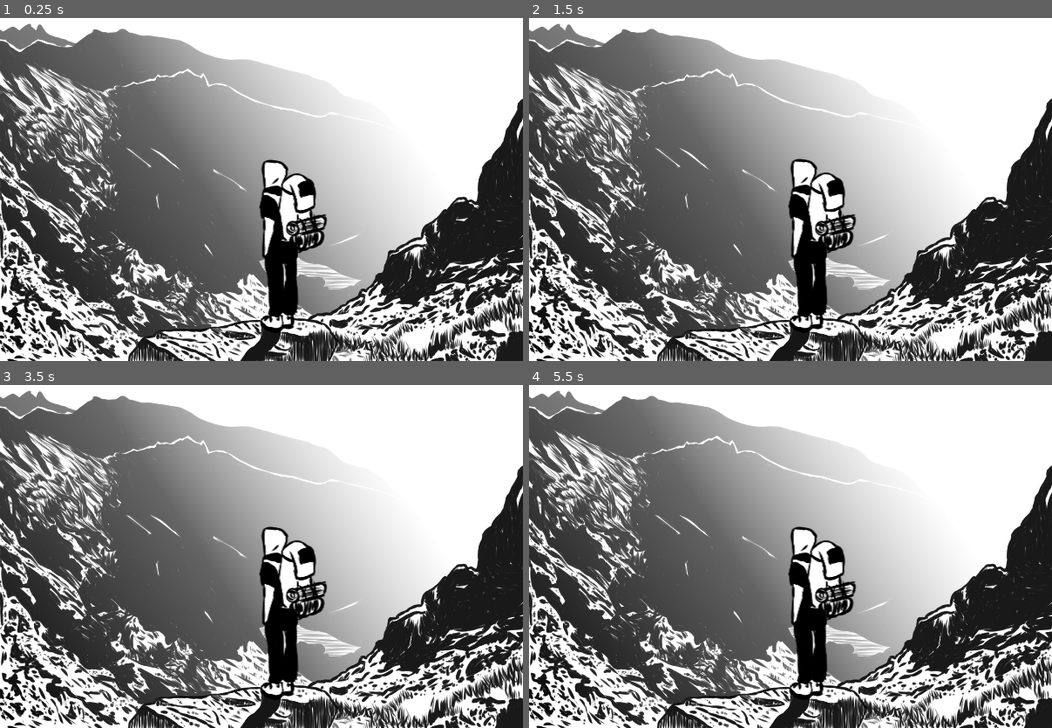
Above: before the commit, frames 1-4 (two rows, left to right).
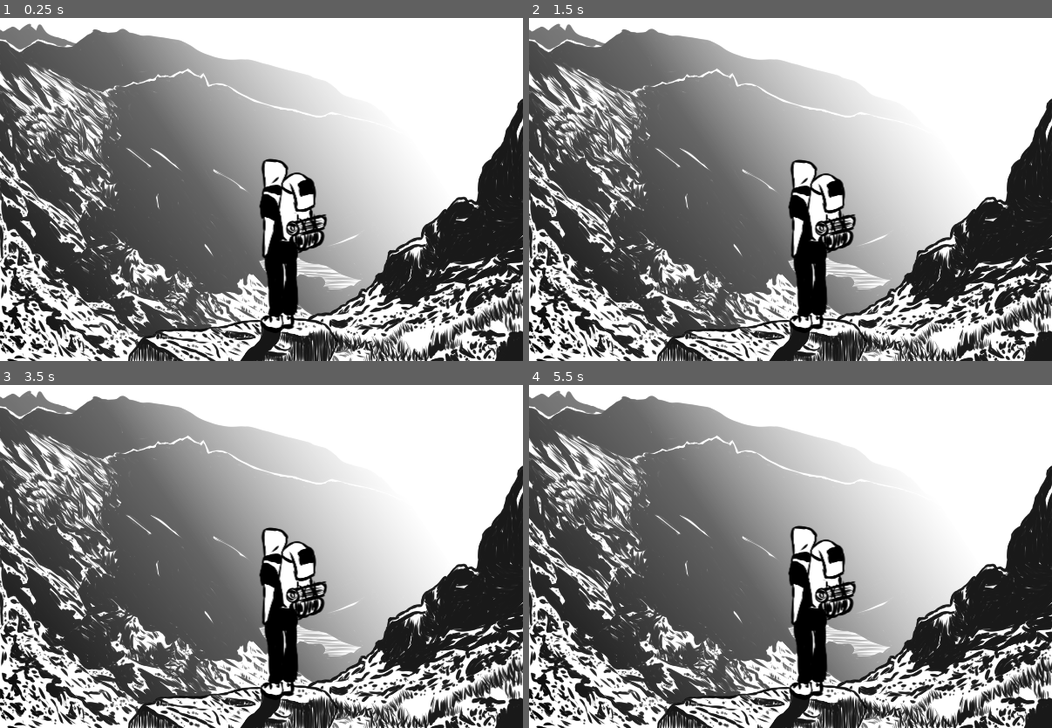
Above: after the commit, the same moments.

Repository: Ant0yne/35hJam_Edition-1
Game: Godot game, scene res://Scene/Jour2Saison1.tscn
Two runs of this game, one before a commit and one after it. Both use one fixed random seed, a clock stepped at 60 frames per second and the inputs below. This scene is started directly instead of the project's main scene.
Inputs:
- Up to frame 1 (0.25 s): no input
- Up to frame 2 (1.5 s): tap Enter at 0.5 s
- Up to frame 3 (3.5 s): tap Space at 2 s; tap Enter at 2.75 s
- Up to frame 4 (5.5 s): tap Space at 5 s

The runs differ from the first frame. In frame 1, 0.4% of the frame differs, in the area x 49-100%, y 40-91%; in frame 2, 0.3%; in frame 3, 0.4%, in the area x 49-100%, y 41-91%; in frame 4, 0.3%.

Commit message:
Aléatoire Jour + Nuit2 saison 1

Diff:
--- a/Scene/Jour2Saison1.tscn
+++ b/Scene/Jour2Saison1.tscn
@@ -37,7 +37,64 @@
 [ext_resource path="res://Graphisme/Jour 2 Saison 1/Personnage/personnageJour2Saison10010.png" type="Texture" id=35]
 [ext_resource path="res://SD/Jour2Saison1.ogg" type="AudioStream" id=36]
 
-[sub_resource type="SpriteFrames" id=1]
+[sub_resource type="Shader" id=1]
+code = "// original wind shader from https://github.com/Maujoe/godot-simple-wind-shader-2d/tree/master/assets/maujoe.simple_wind_shader_2d
+// original script modified by HungryProton so that the assets are moving differently : https://pastebin.com/VL3AfV8D
+//
+// speed - The speed of the wind movement.
+// minStrength - The minimal strength of the wind movement.
+// maxStrength - The maximal strength of the wind movement.
+// strengthScale - Scalefactor for the wind strength.
+// interval - The time between minimal and maximal strength changes.
+// detail - The detail (number of waves) of the wind movement.
+// distortion - The strength of geometry distortion.
+// heightOffset - The height where the wind begins to move. By default 0.0.
+
+shader_type canvas_item;
+render_mode blend_mix;
+
+// Wind settings.
+uniform float speed = 2.0;
+uniform float minStrength : hint_range(0.0, 1.0) = 0.1;
+uniform float maxStrength : hint_range(0.0, 1.0) = 0.01;
+uniform float strengthScale = 100.0;
+uniform float interval = 3.5;
+uniform float detail = 1.0;
+uniform float distortion : hint_range(0.0, 1.0);
+uniform float heightOffset : hint_range(0.0, 1.0);
+
+// With the offset value, you can if you want different moves for each asset. Just put a random value (1, 2, 3) in the editor. Don't forget to mark the material as unique if you use this
+uniform float offset = 0;
+
+
+float getWind(vec2 vertex, vec2 uv, float time){
+    float diff = pow(maxStrength - minStrength, 2.0);
+    float strength = clamp(minStrength + diff + sin(time / interval) * diff, minStrength, maxStrength) * strengthScale;
+    float wind = (sin(time) + cos(time * detail)) * strength * max(0.0, (1.0-uv.y) - heightOffset);
+
+    return wind;
+}
+
+void vertex() {
+    vec4 pos = WORLD_MATRIX * vec4(0.0, 0.0, 0.0, 1.0);
+    float time = TIME * speed + offset;
+    //float time = TIME * speed + pos.x * pos.y  ; not working when moving...
+    VERTEX.x += getWind(VERTEX.xy, UV, time);
+}"
+
+[sub_resource type="ShaderMaterial" id=2]
+shader = SubResource( 1 )
+shader_param/speed = 2.0
+shader_param/minStrength = 0.1
+shader_param/maxStrength = 0.01
+shader_param/strengthScale = 100.0
+shader_param/interval = 3.5
+shader_param/detail = 1.0
+shader_param/distortion = null
+shader_param/heightOffset = null
+shader_param/offset = 0.0
+
+[sub_resource type="SpriteFrames" id=3]
 animations = [ {
 "frames": [ ExtResource( 27 ), ExtResource( 19 ), ExtResource( 8 ), ExtResource( 20 ), ExtResource( 12 ), ExtResource(  …(478 unchanged characters)…
 "loop": true,
@@ -60,13 +117,14 @@
 texture = ExtResource( 4 )
 
 [node name="Herbes" type="Sprite" parent="."]
+material = SubResource( 2 )
 position = Vector2( 300, 225 )
 texture = ExtResource( 2 )
 
 [node name="Personnage" type="AnimatedSprite" parent="."]
 position = Vector2( 328.612, 309.951 )
-frames = SubResource( 1 )
-frame = 7
+frames = SubResource( 3 )
+frame = 19
 playing = true
 
 [node name="AudioStreamPlayer" type="AudioStreamPlayer" parent="."]
--- /dev/null
+++ b/Scene/Nuit2Saison1.tscn
@@ -0,0 +1,101 @@
+[gd_scene load_steps=17 format=2]
+
+[ext_resource path="res://Graphisme/Nuit 1 Saison 1/Background.png" type="Texture" id=1]
+[ext_resource path="res://Graphisme/Nuit2Saison1/Tout.png" type="Texture" id=2]
+[ext_resource path="res://Graphisme/Nuit2Saison1/Herbes.png" type="Texture" id=3]
+[ext_resource path="res://Graphisme/Nuit2Saison1/Personnage/personnageNuit2Saison10001.png" type="Texture" id=4]
+[ext_resource path="res://Graphisme/Nuit2Saison1/Personnage/personnageNuit2Saison10000.png" type="Texture" id=5]
+[ext_resource path="res://Graphisme/Nuit2Saison1/Personnage/personnageNuit2Saison10003.png" type="Texture" id=6]
+[ext_resource path="res://Graphisme/Nuit2Saison1/Personnage/personnageNuit2Saison10006.png" type="Texture" id=7]
+[ext_resource path="res://Graphisme/Nuit2Saison1/Personnage/personnageNuit2Saison10002.png" type="Texture" id=8]
+[ext_resource path="res://Graphisme/Nuit2Saison1/Personnage/personnageNuit2Saison10007.png" type="Texture" id=9]
+[ext_resource path="res://Graphisme/Nuit2Saison1/Personnage/personnageNuit2Saison10009.png" type="Texture" id=10]
+[ext_resource path="res://Graphisme/Nuit2Saison1/Personnage/personnageNuit2Saison10004.png" type="Texture" id=11]
+[ext_resource path="res://Graphisme/Nuit2Saison1/Personnage/personnageNuit2Saison10008.png" type="Texture" id=12]
+[ext_resource path="res://Graphisme/Nuit2Saison1/Personnage/personnageNuit2Saison10005.png" type="Texture" id=13]
+
+[sub_resource type="SpriteFrames" id=1]
+animations = [ {
+"frames": [ ExtResource( 5 ), ExtResource( 4 ), ExtResource( 8 ), ExtResource( 6 ), ExtResource( 11 ), ExtResource( 13 ), ExtResource( 7 ), ExtResource( 9 ), ExtResource( 12 ), ExtResource( 10 ) ],
+"loop": true,
+"name": "default",
+"speed": 12.0
+} ]
+
+[sub_resource type="Shader" id=2]
+code = "// original wind shader from https://github.com/Maujoe/godot-simple-wind-shader-2d/tree/master/assets/maujoe.simple_wind_shader_2d
+// original script modified by HungryProton so that the assets are moving differently : https://pastebin.com/VL3AfV8D
+//
+// speed - The speed of the wind movement.
+// minStrength - The minimal strength of the wind movement.
+// maxStrength - The maximal strength of the wind movement.
+// strengthScale - Scalefactor for the wind strength.
+// interval - The time between minimal and maximal strength changes.
+// detail - The detail (number of waves) of the wind movement.
+// distortion - The strength of geometry distortion.
+// heightOffset - The height where the wind begins to move. By default 0.0.
+
+shader_type canvas_item;
+render_mode blend_mix;
+
+// Wind settings.
+uniform float speed = 0.5;
+uniform float minStrength : hint_range(0.0, 1.0) = 0.05;
+uniform float maxStrength : hint_range(0.0, 1.0) = 0.01;
+uniform float strengthScale = 100.0;
+uniform float interval = 3.5;
+uniform float detail = 1.0;
+uniform float distortion : hint_range(0.0, 1.0);
+uniform float heightOffset : hint_range(0.0, 1.0);
+
+// With the offset value, you can if you want different moves for each asset. Just put a random value (1, 2, 3) in the editor. Don't forget to mark the material as unique if you use this
+uniform float offset = 0;
+
+
+float getWind(vec2 vertex, vec2 uv, float time){
+    float diff = pow(maxStrength - minStrength, 2.0);
+    float strength = clamp(minStrength + diff + sin(time / interval) * diff, minStrength, maxStrength) * strengthScale;
+    float wind = (sin(time) + cos(time * detail)) * strength * max(0.0, (1.0-uv.y) - heightOffset);
+
+    return wind;
+}
+
+void vertex() {
+    vec4 pos = WORLD_MATRIX * vec4(0.0, 0.0, 0.0, 1.0);
+    float time = TIME * speed + offset;
+    //float time = TIME * speed + pos.x * pos.y  ; not working when moving...
+    VERTEX.x += getWind(VERTEX.xy, UV, time);
+}"
+
+[sub_resource type="ShaderMaterial" id=3]
+shader = SubResource( 2 )
+shader_param/speed = 0.5
+shader_param/minStrength = 0.05
+shader_param/maxStrength = 0.01
+shader_param/strengthScale = 100.0
+shader_param/interval = 3.5
+shader_param/detail = 1.0
+shader_param/distortion = null
+shader_param/heightOffset = null
+shader_param/offset = 0.0
+
+[node name="Nuit2Saison1" type="Node2D"]
+
+[node name="Fond" type="Sprite" parent="."]
+position = Vector2( 300, 225 )
+texture = ExtResource( 1 )
+
+[node name="Personnage" type="AnimatedSprite" parent="."]
+position = Vector2( 219.593, 323.694 )
+frames = SubResource( 1 )
+frame = 3
+playing = true
+
+[node name="Tout" type="Sprite" parent="."]
+position = Vector2( 300, 225 )
+texture = ExtResource( 2 )
+
+[node name="Herbes" type="Sprite" parent="."]
+material = SubResource( 3 )
+position = Vector2( 300, 225 )
+texture = ExtResource( 3 )
Binary file added: Graphisme/Nuit2Saison1/Herbes.png
Not shown, added: Graphisme/Nuit2Saison1/Herbes.png.import
Binary file added: Graphisme/Nuit2Saison1/Personnage/personnageNuit2Saison10000.png
Not shown, added: Graphisme/Nuit2Saison1/Personnage/personnageNuit2Saison10000.png.import
Binary file added: Graphisme/Nuit2Saison1/Personnage/personnageNuit2Saison10001.png
Not shown, added: Graphisme/Nuit2Saison1/Personnage/personnageNuit2Saison10001.png.import
Binary file added: Graphisme/Nuit2Saison1/Personnage/personnageNuit2Saison10002.png
Not shown, added: Graphisme/Nuit2Saison1/Personnage/personnageNuit2Saison10002.png.import
Binary file added: Graphisme/Nuit2Saison1/Personnage/personnageNuit2Saison10003.png
Not shown, added: Graphisme/Nuit2Saison1/Personnage/personnageNuit2Saison10003.png.import
Binary file added: Graphisme/Nuit2Saison1/Personnage/personnageNuit2Saison10004.png
Not shown, added: Graphisme/Nuit2Saison1/Personnage/personnageNuit2Saison10004.png.import
(and 13 more such lines)
